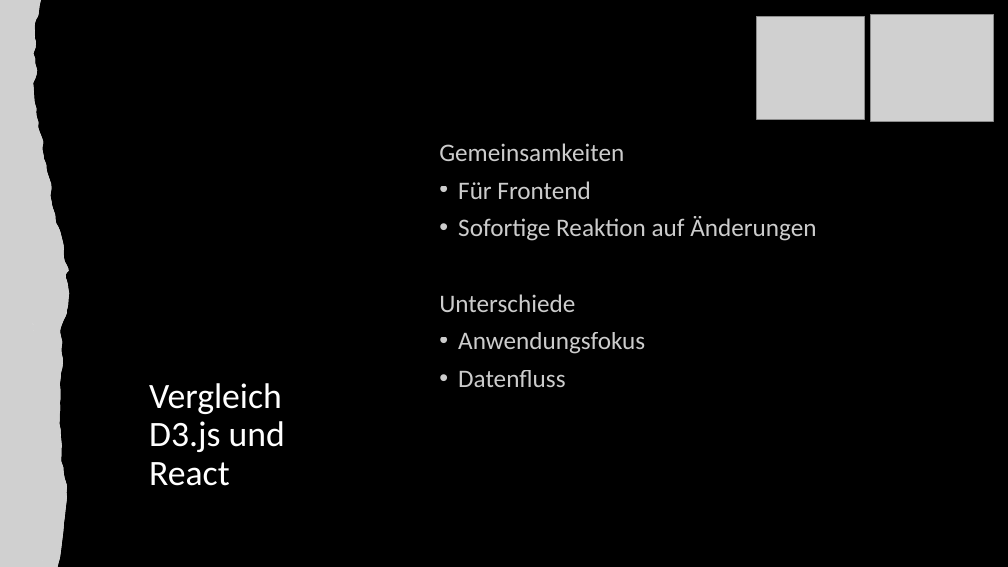
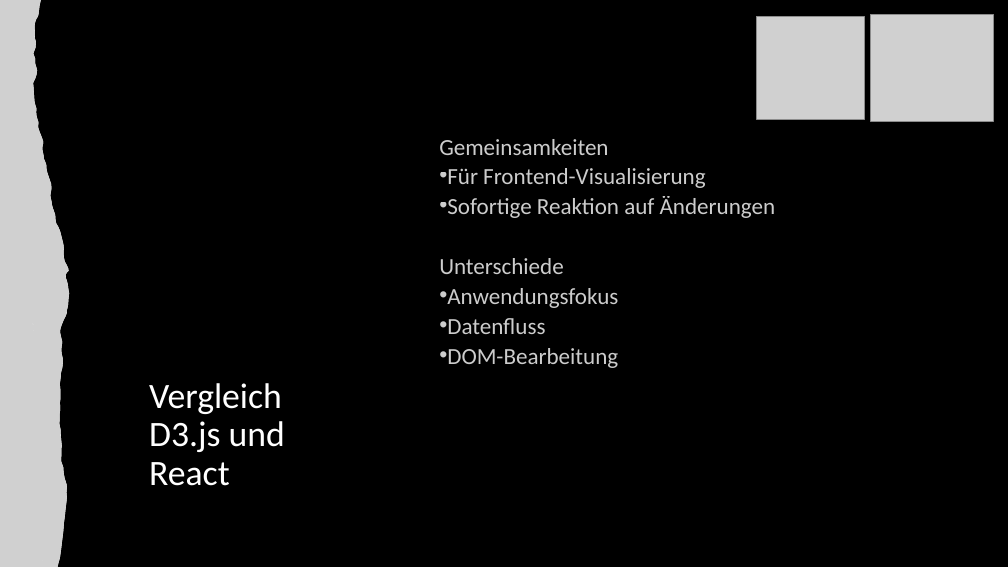
Before and after one commit to anna-staub/leiterlispiel, a slide deck: slide 10 of documents/JavaScript_Libraries/Gruppe_C_Praesentation_JSLibraries.pptx. Drawn at 1008x567 pixels with LibreOffice and Linux fonts; fonts in the diff are those of the drawing; grey boxes stand for pictures. Boxes give left, top, right and bottom in pixels: in the first picture for what was removed or moved away, otherwise in the second. Text is boxed around its words. In the diff, an @@ line names an element or a change of style, - is before the commit and + after.

```diff
--- a/documents/JavaScript_Libraries/Gruppe_C_Praesentation_JSLibraries.pptx
+++ b/documents/JavaScript_Libraries/Gruppe_C_Praesentation_JSLibraries.pptx
@@ text at (439,139,776,334): size 24 to 22 pt in "Gemeinsamkeiten", "Sofortige Reaktion auf Änderungen", "Unterschiede", "Anwendungsfokus" and 1 more places; line spacing 0.9 to 0.7; indent changed @@
@@ text at (447,168,705,188): text changed; size 24 to 22 pt @@
-• Für Frontend
+• Für Frontend-Visualisierung
@@ text at (447,348,618,368): paragraph added @@
+• DOM-Bearbeitung
```
Also in this commit, not shown: 3 other slides changed, 1 other file.
